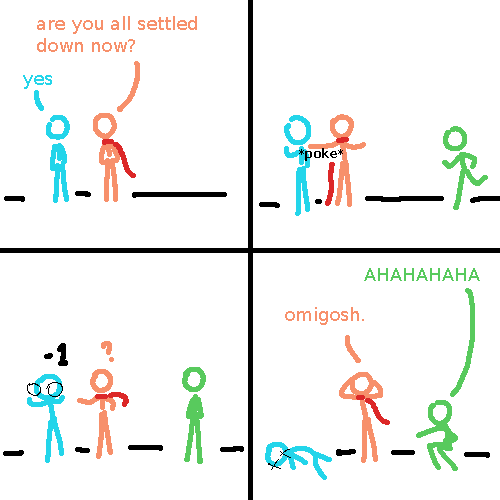
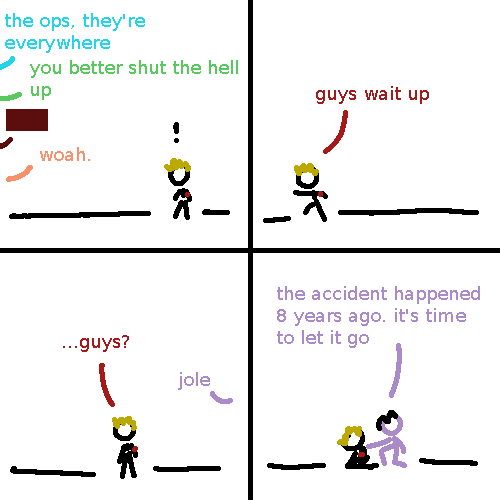
Comparing the layer stacks of the two 500 x 500 images. Changes:
added layer "███" above "you better shut the hell ..." over [6, 109, 48, 131]
renamed "yes" to "you better shut the hell ...", moved it above "the ops, they're ...", painted on it over [23, 60, 238, 100]
renamed "are you all settled ..." to "the ops, they're ...", painted on it over [5, 13, 197, 53]
renamed "*poke*" to "woah.", painted on it over [40, 147, 343, 161]
removed layer "AHAHAHAHA" over [364, 268, 480, 281]
added layer "guys wait up" above "...guys?" over [316, 86, 429, 104]
renamed "omigosh." to "...guys?", painted on it over [63, 307, 364, 352]
added layer "jole" above "the accident happened ..." over [178, 372, 210, 390]
added layer "the accident happened ..." above "Background" over [277, 286, 480, 348]
painted on "Background" over [0, 56, 500, 480]
